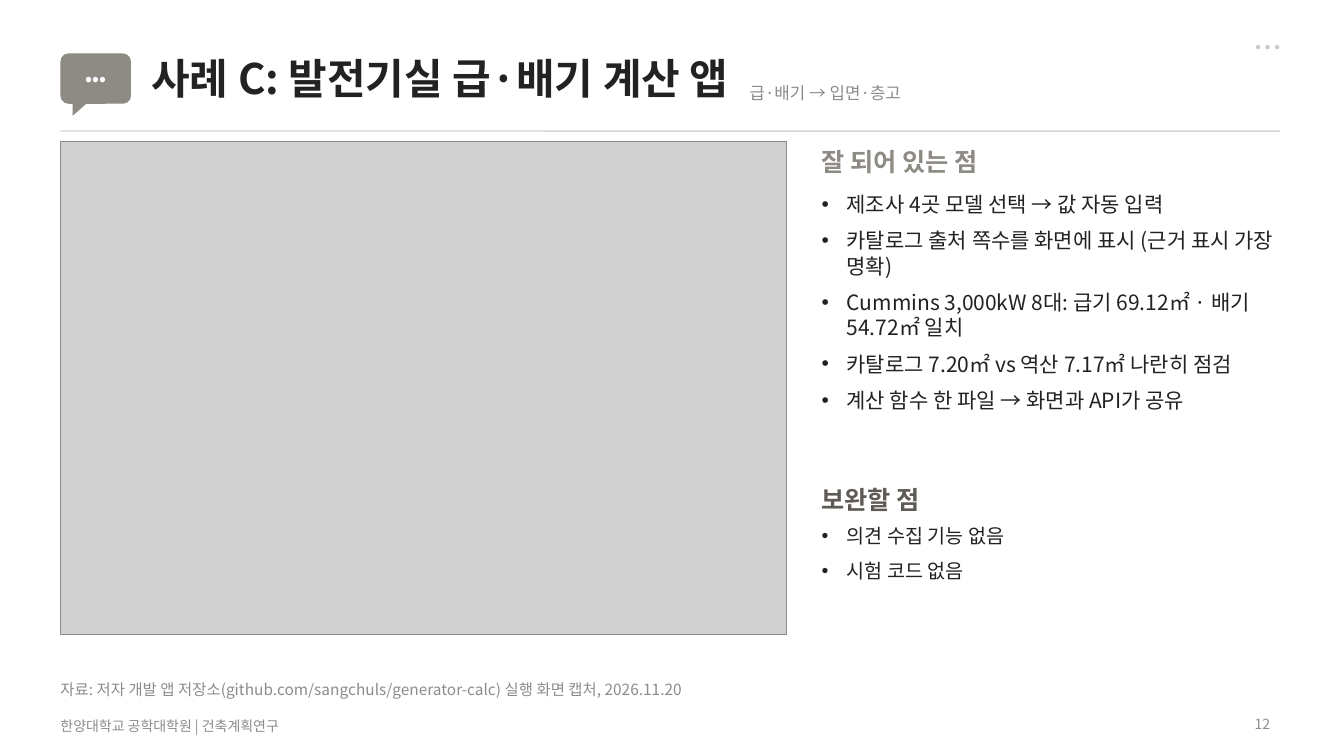
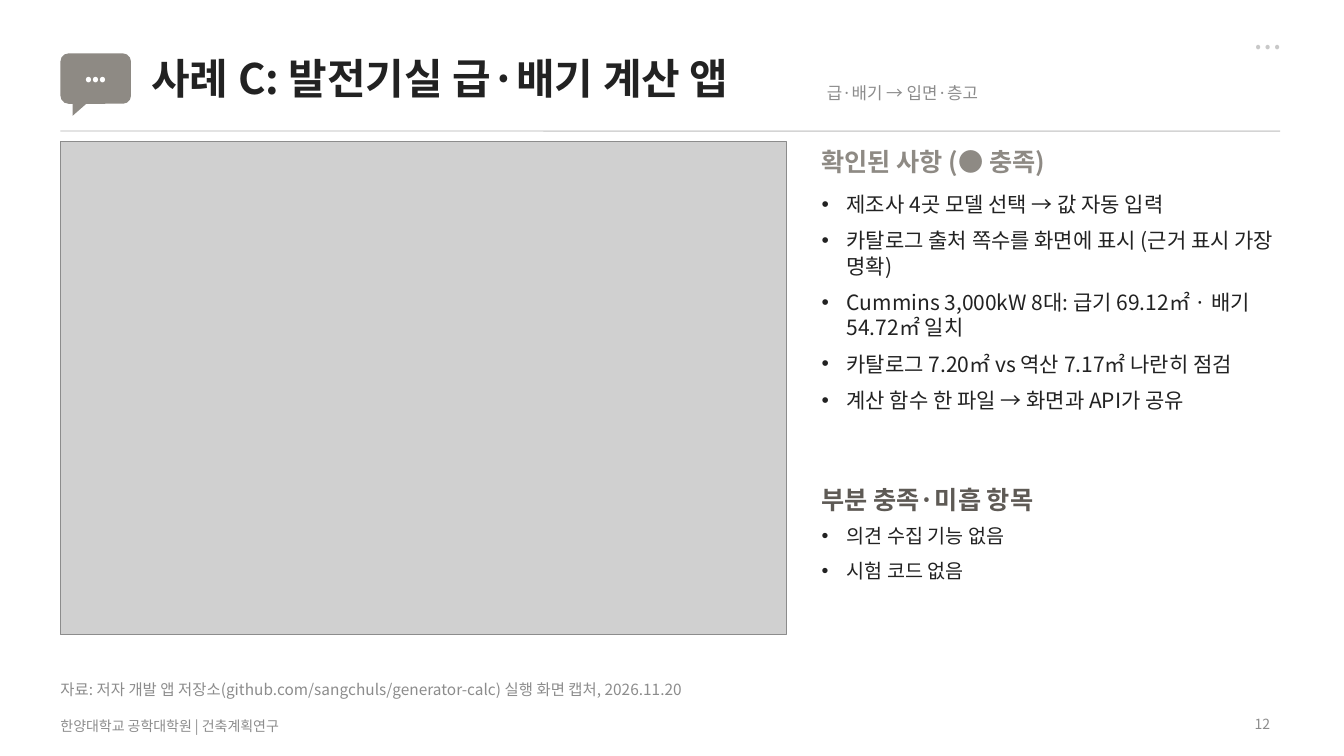
Before and after one commit to sangchuls/pango-gmp, a slide deck: slide 12 of research/final/발표자료_최종.pptx. Drawn at 1344x756 pixels with LibreOffice and Linux fonts; fonts in the diff are those of the drawing; grey boxes stand for pictures. Boxes give left, top, right and bottom in pixels: in the first picture for what was removed or moved away, otherwise in the second. Text is boxed around its words. In the diff, an @@ line names an element or a change of style, - is before the commit and + after.

```diff
--- a/research/final/발표자료_최종.pptx
+++ b/research/final/발표자료_최종.pptx
@@ text "급·배기 → 입면·층고": place and size @@
-text "급·배기 → 입면·층고" at box(750, 85, 901, 100)
+text "급·배기 → 입면·층고" at box(827, 85, 978, 100)
@@ text at box(822, 150, 1045, 176): text changed @@
-잘 되어 있는 점
+확인된 사항 (● 충족)
@@ text at box(822, 487, 1033, 512): text changed @@
-보완할 점
+부분 충족·미흡 항목
```
Also in this commit, not shown: 16 other slides changed, 4 other files.
